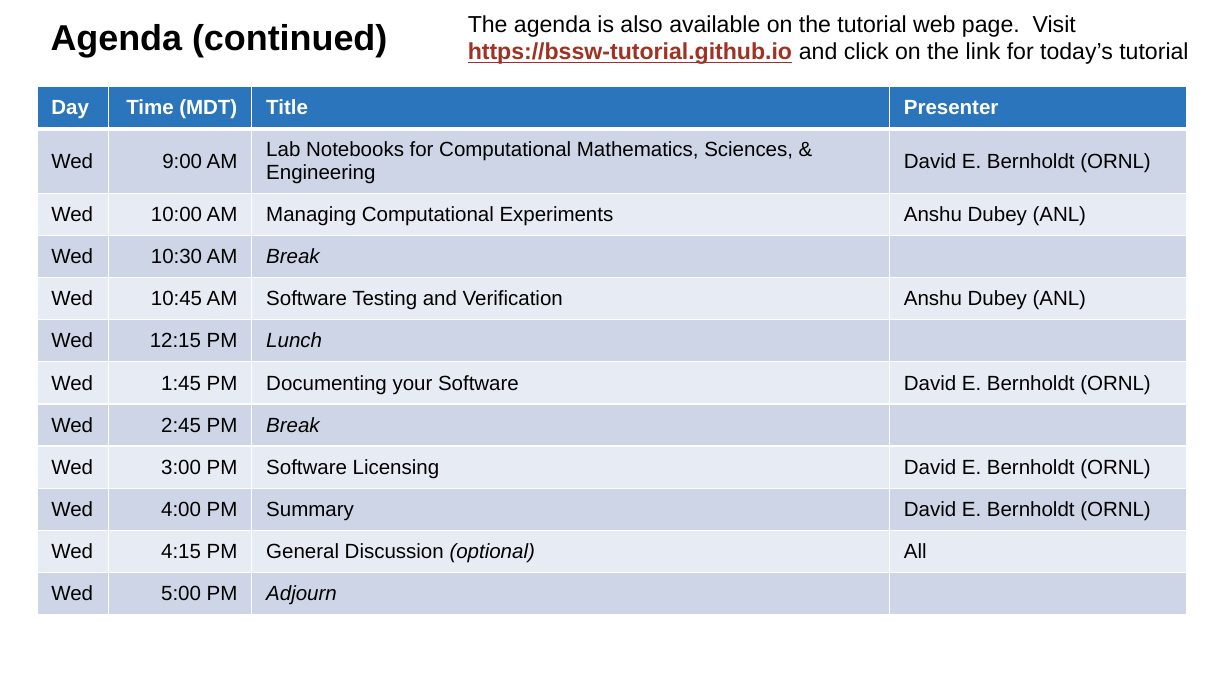
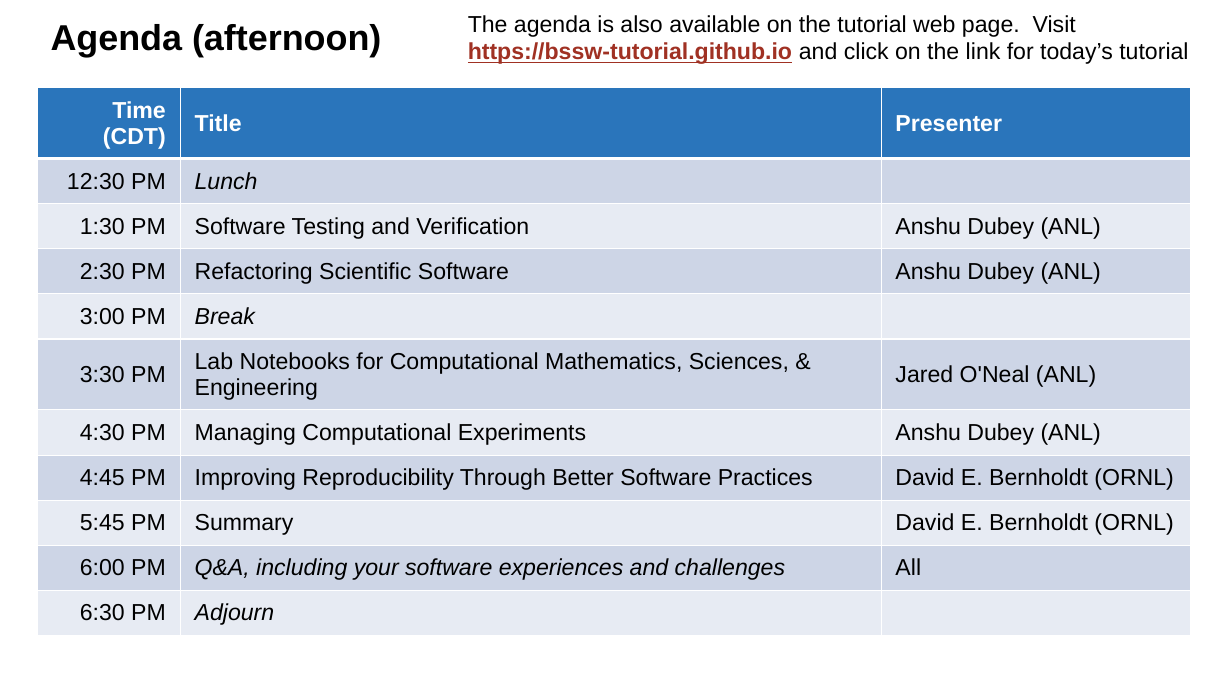
Before and after one commit to bssw-tutorial/presentations, a slide deck: slide 12 of intro-a.pptx. Drawn at 1232x693 pixels with LibreOffice and Linux fonts; fonts in the diff are those of the drawing. Boxes give left, top, right and bottom in pixels: in the first picture for what was removed or moved away, otherwise in the second. Text is boxed around its words. In the diff, an @@ line names an element or a change of style, - is before the commit and + after.

```diff
--- a/intro-a.pptx
+++ b/intro-a.pptx
@@ title at (51, 24, 381, 57): text changed @@
-Agenda (continued)
+Agenda (afternoon)
@@ table at (37, 88, 1190, 660) @@
-Day | Time (MDT) | Title | Presenter
-Wed | 9:00 AM | Lab Notebooks for Computational Mathematics, Sciences, & Engineering | David E. Bernholdt (ORNL)
-Wed | 10:00 AM | Managing Computational Experiments | Anshu Dubey (ANL)
-Wed | 10:30 AM | Break | 
-Wed | 10:45 AM | Software Testing and Verification | Anshu Dubey (ANL)
-Wed | 12:15 PM | Lunch | 
-Wed | 1:45 PM | Documenting your Software | David E. Bernholdt (ORNL)
-Wed | 2:45 PM | Break | 
-Wed | 3:00 PM | Software Licensing | David E. Bernholdt (ORNL)
-Wed | 4:00 PM | Summary | David E. Bernholdt (ORNL)
-Wed | 4:15 PM | General Discussion (optional) | All
-Wed | 5:00 PM | Adjourn | 
+Time (CDT) | Title | Presenter
+12:30 PM | Lunch | 
+1:30 PM | Software Testing and Verification | Anshu Dubey (ANL)
+2:30 PM | Refactoring Scientific Software | Anshu Dubey (ANL)
+3:00 PM | Break | 
+3:30 PM | Lab Notebooks for Computational Mathematics, Sciences, & Engineering | Jared O'Neal (ANL)
+4:30 PM | Managing Computational Experiments | Anshu Dubey (ANL)
+4:45 PM | Improving Reproducibility Through Better Software Practices | David E. Bernholdt (ORNL)
+5:45 PM | Summary | David E. Bernholdt (ORNL)
+6:00 PM | Q&A, including your software experiences and challenges | All
+6:30 PM | Adjourn | 
```
Also in this commit, not shown: 5 other slides changed, 7 other files.
